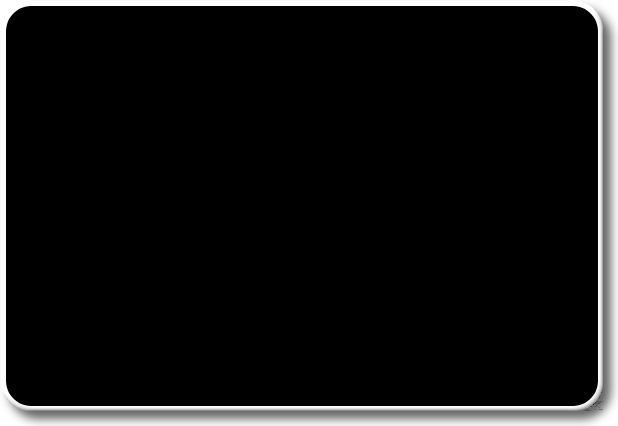
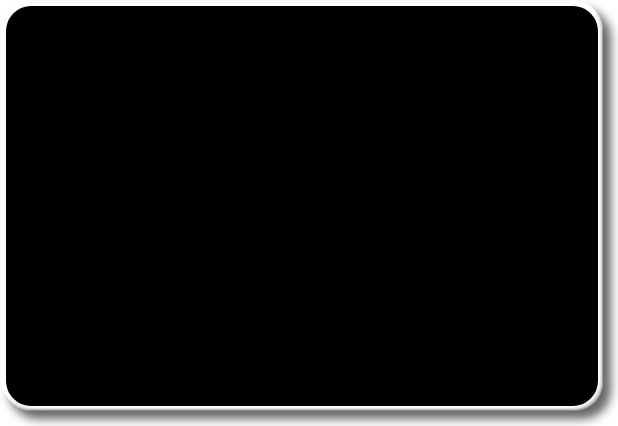
Revision of a layered w=618, h=426 image; what changed, layer by layer:
painted on "black box" over <box>2,1,603,411</box>
